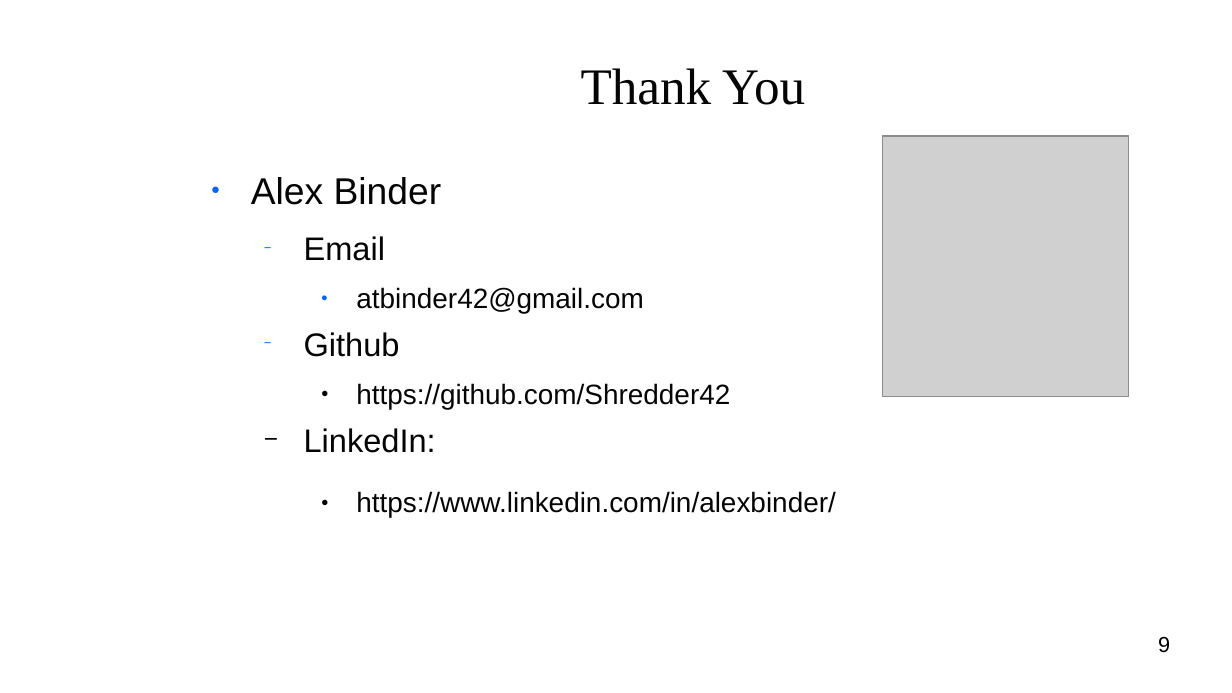
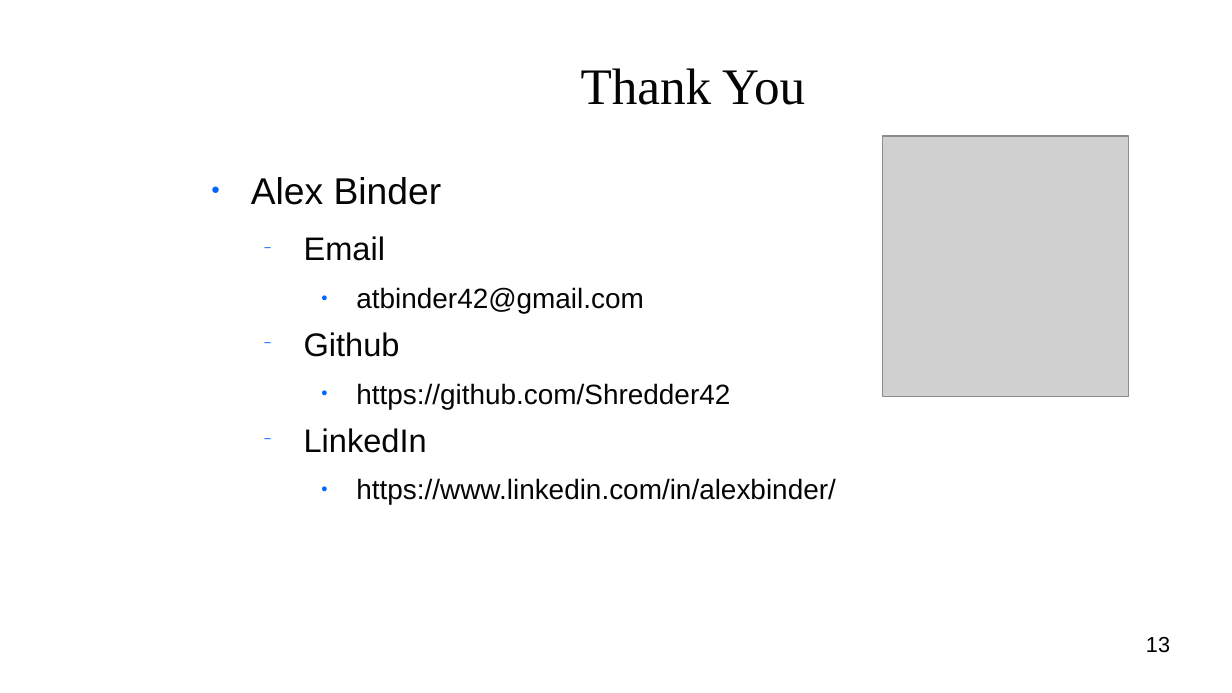
Before and after one commit to Shredder42/mutations, a slide deck: slide 13 of presentation.odp (slide 9 before the commit). Drawn at 1232x693 pixels with LibreOffice and Linux fonts; fonts in the diff are those of the drawing; grey boxes stand for pictures; background and template pictures are left out. Boxes give left, top, right and bottom in pixels: in the first picture for what was removed or moved away, otherwise in the second. Text is boxed around its words. In the diff, an @@ line names an element or a change of style, - is before the commit and + after.

```diff
--- a/presentation.odp
+++ b/presentation.odp
@@ text at bbox=[356, 383, 835, 504]: bullet colour #000000 to #0066FF; less space between paragraphs @@
@@ text at bbox=[304, 428, 427, 453]: text changed @@
-  − LinkedIn:
+  − LinkedIn
@@ page number at bbox=[1146, 637, 1170, 653]: text changed @@
-9
+13
```
Also in this commit, not shown: 6 other slides changed, 4 slides added, 1 other file.
